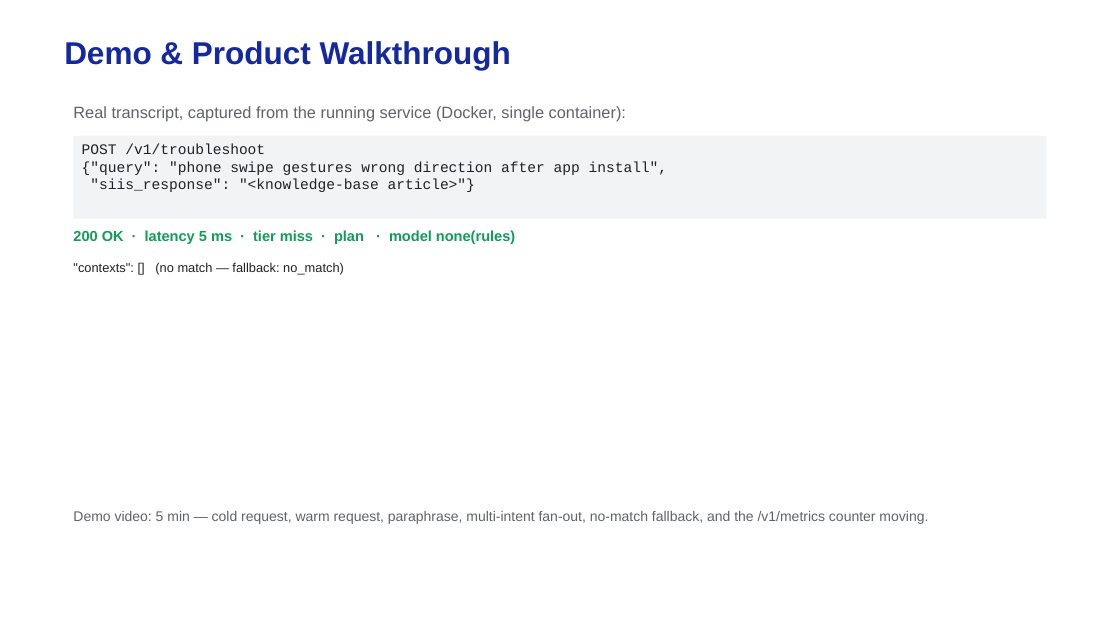
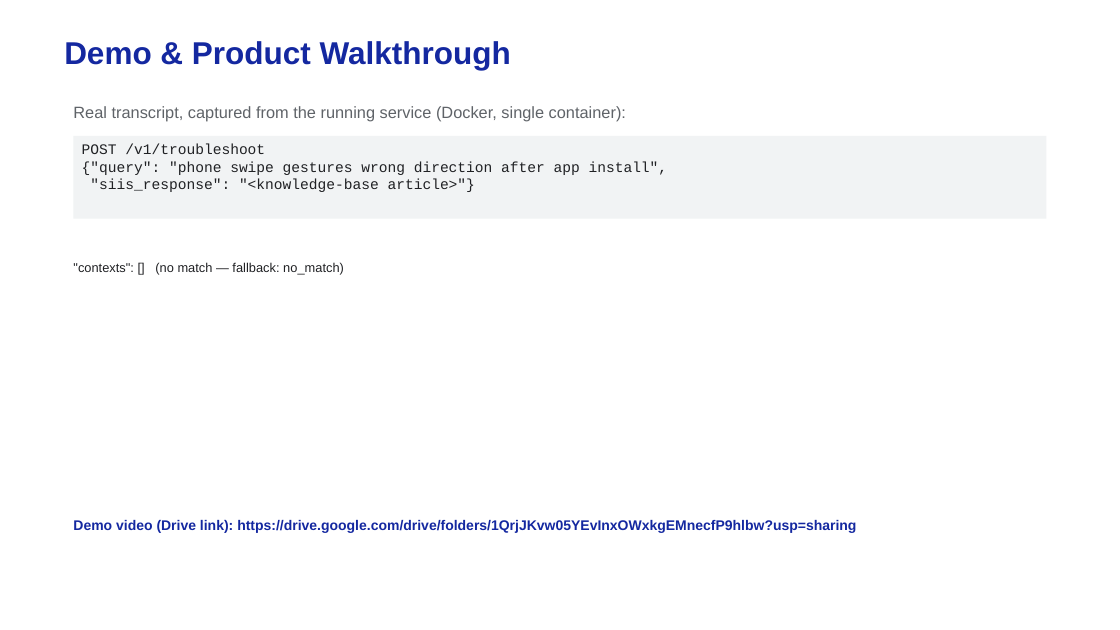
Before and after one commit to Alphacew/PRISM_GENAI_HACKATHON_Y2026, a slide deck: slide 8 of submission/CollegeName_TeamName_Submission.pptx. Drawn at 1120x630 pixels with LibreOffice and Linux fonts; fonts in the diff are those of the drawing. Boxes give left, top, right and bottom in pixels: in the first picture for what was removed or moved away, otherwise in the second. Text is boxed around its words. In the diff, an @@ line names an element or a change of style, - is before the commit and + after.

Commit message:
Update README with Demo Video Drive link, finalize PPTX deck, and add presentation tooling

```diff
--- a/submission/CollegeName_TeamName_Submission.pptx
+++ b/submission/CollegeName_TeamName_Submission.pptx
@@ text removed at box(73, 230, 515, 244) @@
-200 OK · latency 5 ms · tier miss · plan · model none(rules)
@@ text removed at box(73, 511, 928, 524) @@
-Demo video: 5 min — cold request, warm request, paraphrase, multi-intent fan-out, no-match fallback, and the /v1/metrics counter moving.
@@ text added at box(73, 520, 856, 533), 12 pt, text #1428A0, bold @@
+Demo video (Drive link): https://drive.google.com/drive/folders/1QrjJKvw05YEvInxOWxkgEMnecfP9hlbw?usp=sharing
```
Also in this commit, not shown: 8 other files.
